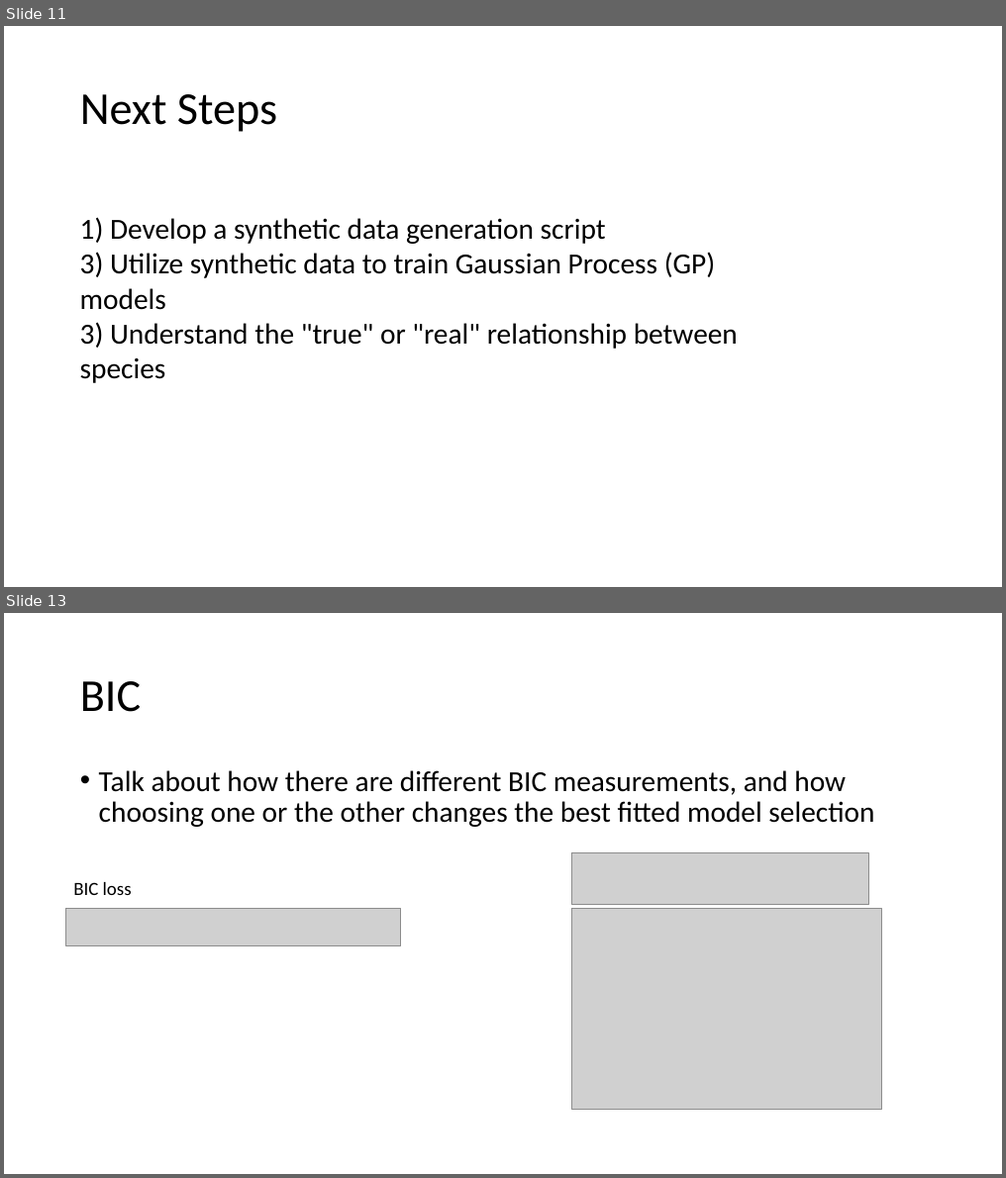
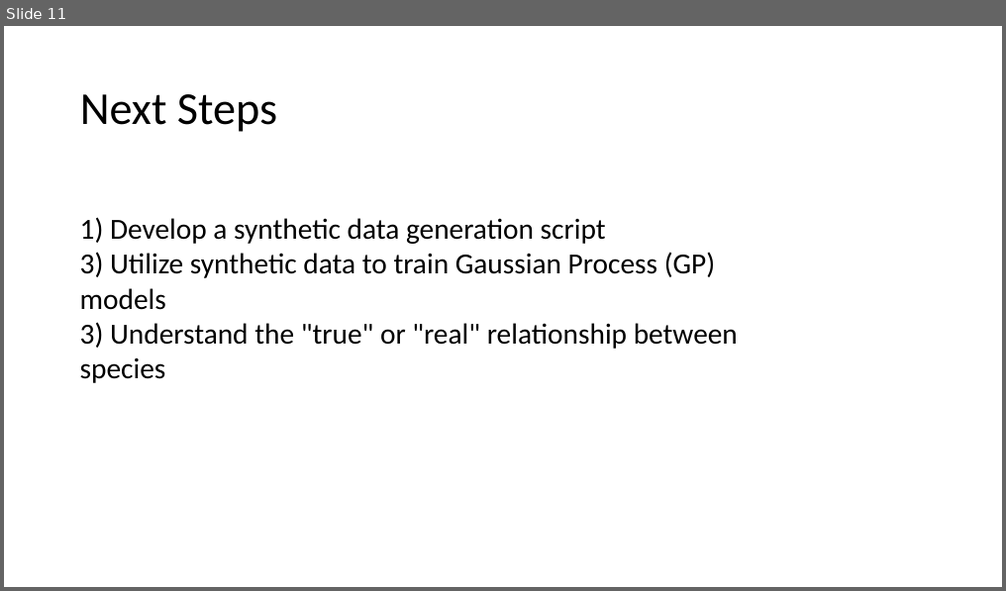
Before and after one commit to Fontanapink/GPs, a slide deck: GPRCommunities.pptx. Shown one above the other, each under a label of ours: slides 11 and 13 before the commit, slide 11 after it; the slides between them are not shown. The pictures are 1006x1178 and 1006x591 pixels, drawn with LibreOffice and Linux fonts; fonts in the diff are those of the drawing; grey boxes stand for pictures. Boxes give left, top, right and bottom in pixels: in the first picture for what was removed or moved away, otherwise in the second. Text is boxed around its words. In the diff, an @@ line names an element or a change of style, - is before the commit and + after.

```diff
--- a/GPRCommunities.pptx
+++ b/GPRCommunities.pptx
@@ slide 13 removed at <box>4,613,1002,1174</box>, background #FFFFFF @@
@@ title removed at <box>80,681,141,712</box> @@
-BIC
@@ text removed at <box>99,770,874,827</box> @@
-• Talk about how there are different BIC measurements, and how choosing one or the other changes the best fitted model selection
@@ picture removed at <box>572,854,869,904</box> @@
@@ picture removed at <box>66,909,401,947</box> @@
@@ text removed at <box>73,882,132,895</box> @@
-BIC loss
@@ picture removed at <box>572,909,882,1109</box> @@
```
Also in this commit, not shown: 3 slides changed, 4 slides added, 1 other file.
